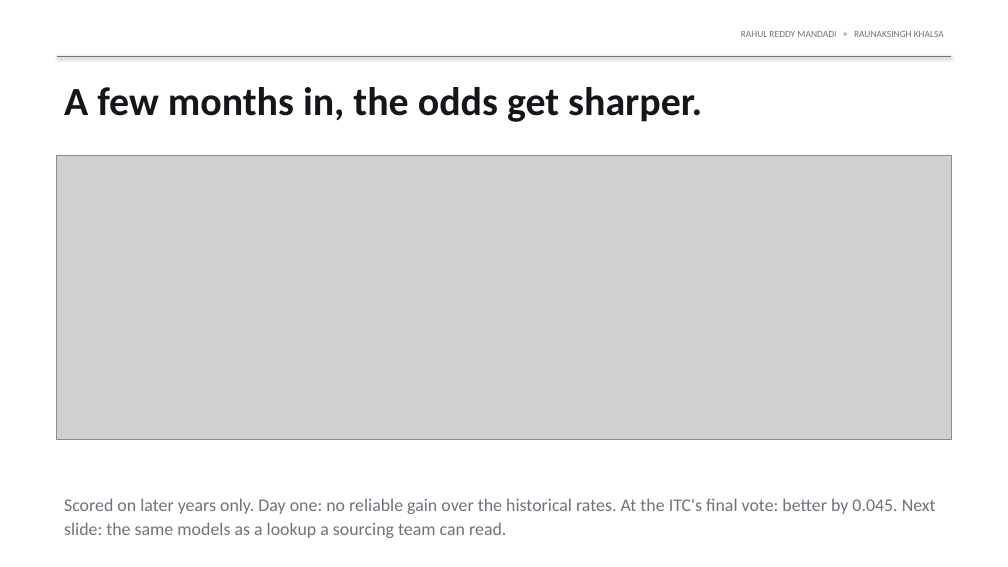
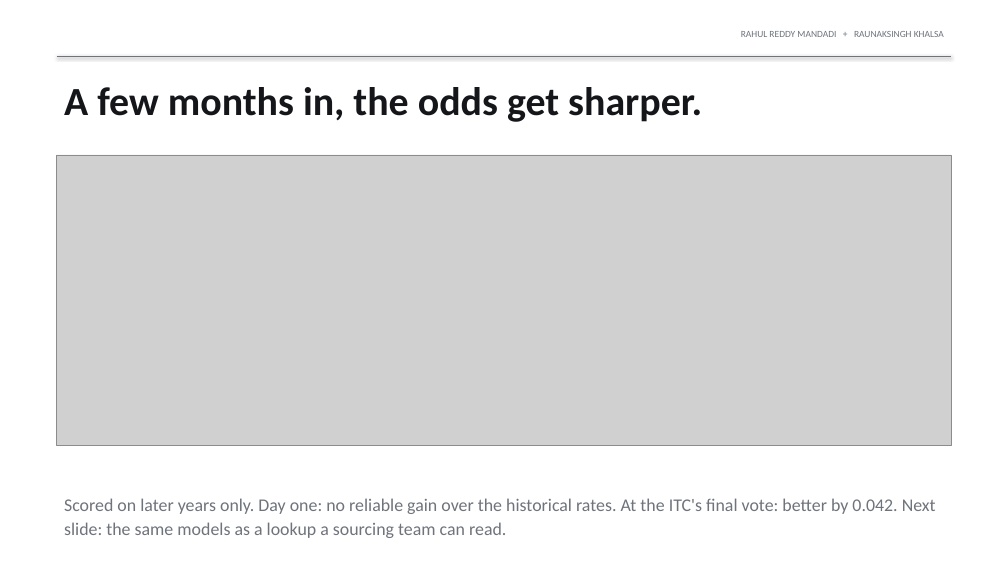
Before and after one commit to rahul-mandadi/tariff-rush, a slide deck: slide 12 of slides/Mandadi_Khalsa_Presentation2_v2.pptx. Drawn at 1008x567 pixels with LibreOffice and Linux fonts; fonts in the diff are those of the drawing; grey boxes stand for pictures. Boxes give left, top, right and bottom in pixels: in the first picture for what was removed or moved away, otherwise in the second. Text is boxed around its words. In the diff, an @@ line names an element or a change of style, - is before the commit and + after.

```diff
--- a/slides/Mandadi_Khalsa_Presentation2_v2.pptx
+++ b/slides/Mandadi_Khalsa_Presentation2_v2.pptx
@@ picture: place and size @@
-picture at (57,155,951,439)
+picture at (57,155,951,445)
@@ text at (64,498,936,538): text changed @@
-Scored on later years only. Day one: no reliable gain over the historical rates. At the ITC's final vote: better by 0.045. Next slide: the same models as a lookup a sourcing team can read.
+Scored on later years only. Day one: no reliable gain over the historical rates. At the ITC's final vote: better by 0.042. Next slide: the same models as a lookup a sourcing team can read.
```
Also in this commit, not shown: 1 other slide changed, 54 other files.
